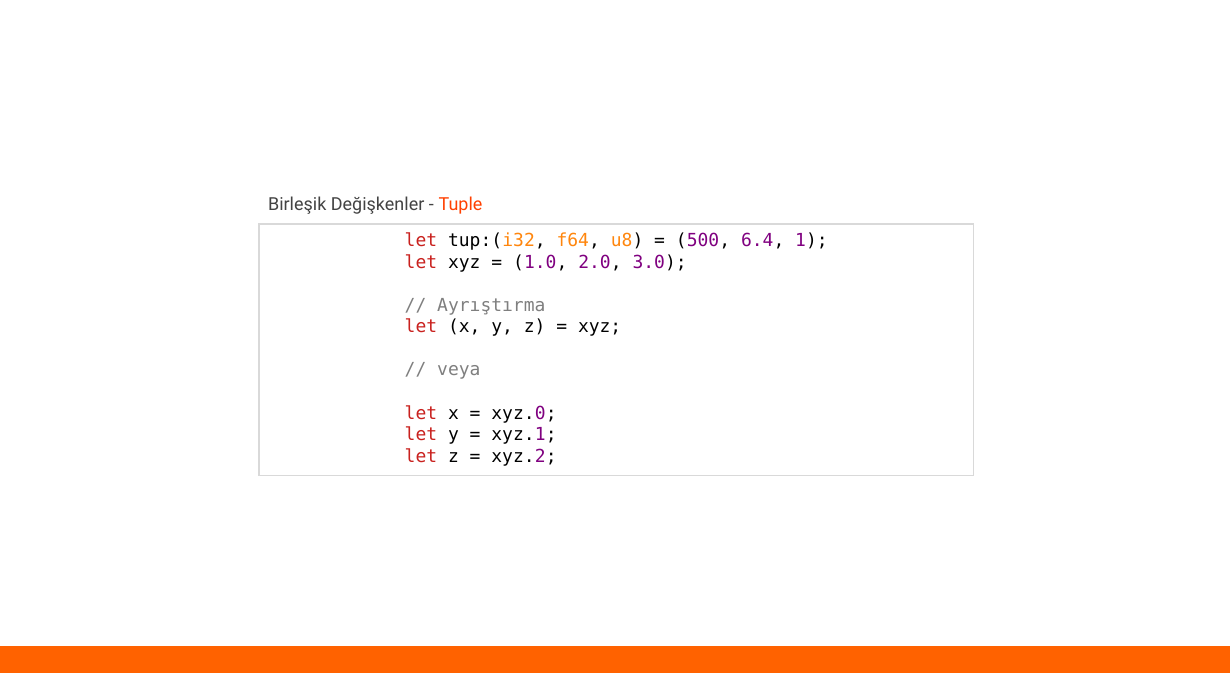
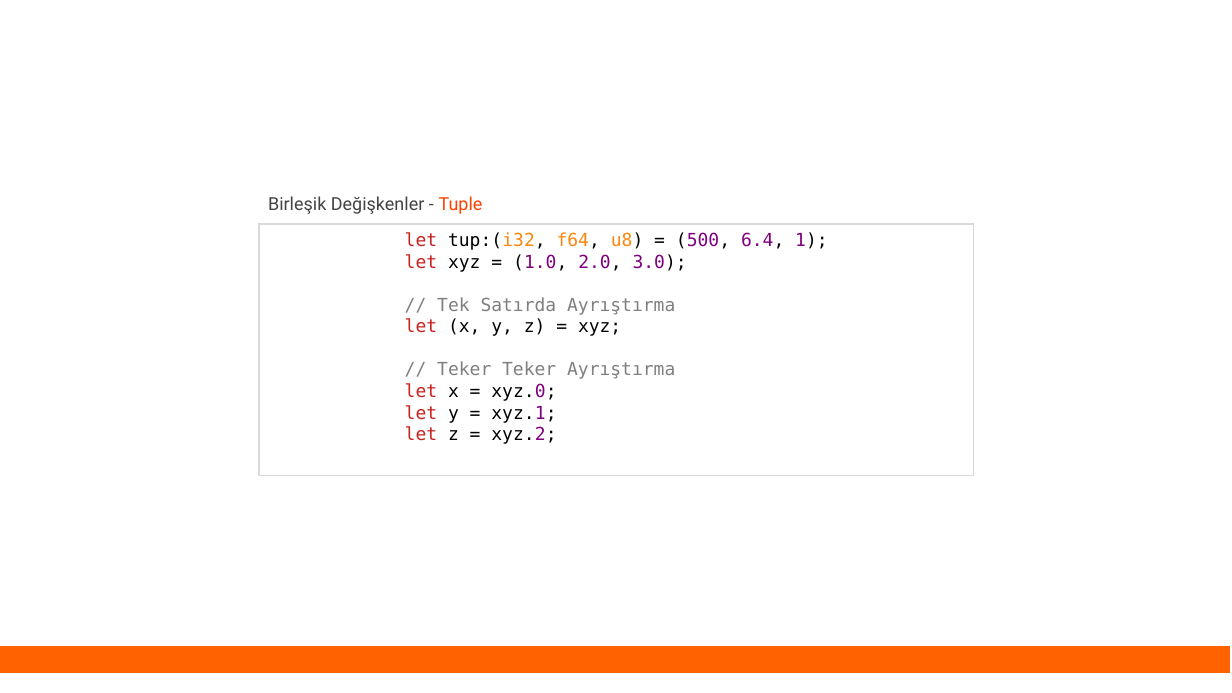
Before and after one commit to eminfedar/rust-tr-ders-slaytlari, a slide deck: slide 19 of rust_egitim_1_giris.odp. Drawn at 1232x693 pixels with LibreOffice and Linux fonts; fonts in the diff are those of the drawing. Boxes give left, top, right and bottom in pixels: in the first picture for what was removed or moved away, otherwise in the second. Text is boxed around its words. In the diff, an @@ line names an element or a change of style, - is before the commit and + after.

```diff
--- a/rust_egitim_1_giris.odp
+++ b/rust_egitim_1_giris.odp
@@ text in rectangle at <box>437,297,675,315</box>: text changed @@
-// Ayrıştırma
+// Tek Satırda Ayrıştırma
@@ text in rectangle at <box>437,361,675,379</box>: text changed @@
-// veya
+// Teker Teker Ayrıştırma
```
Also in this commit, not shown: 9 other slides changed, 5 slides added, 1 slide removed, 5 other files.
